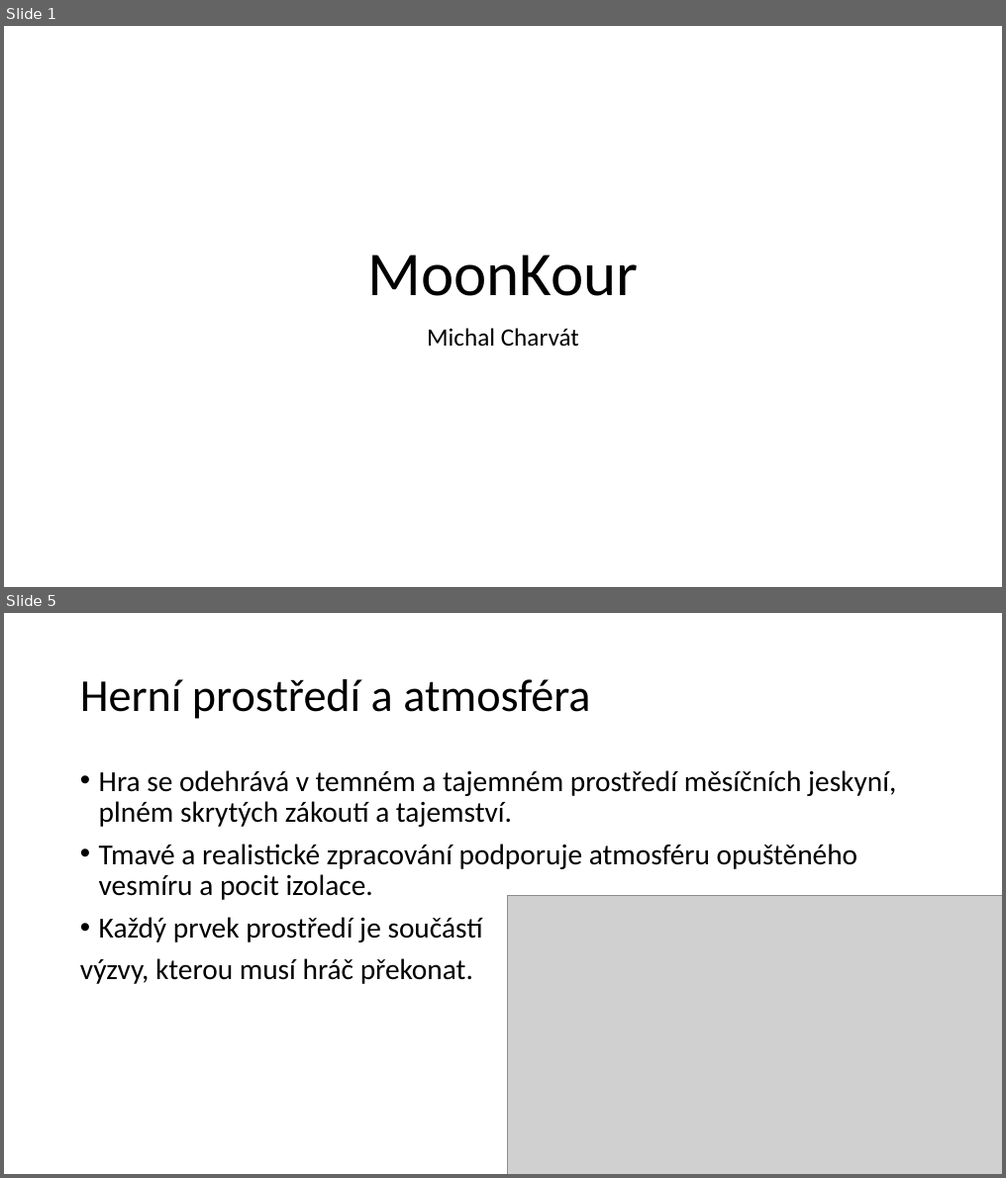
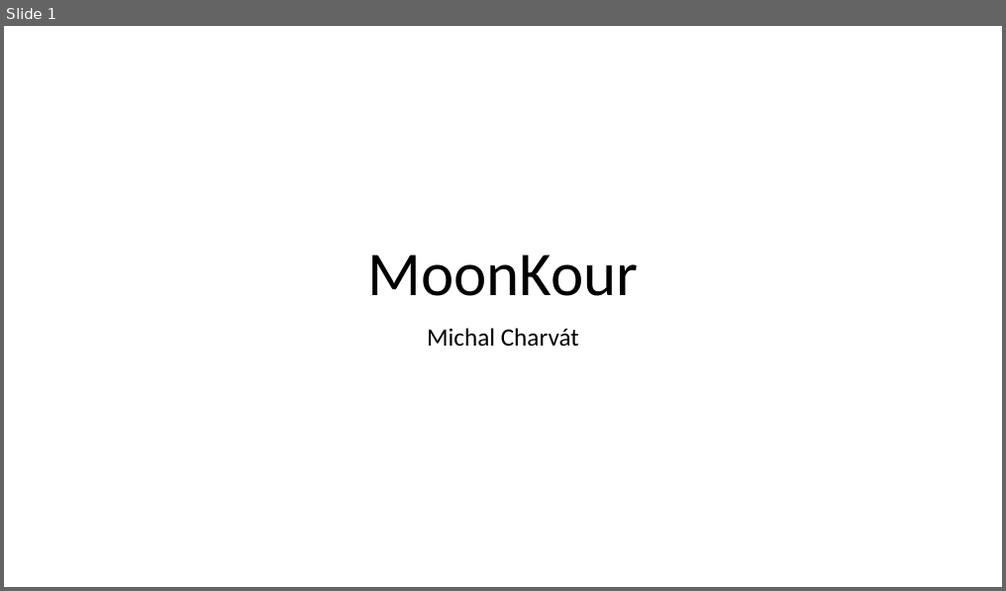
Before and after one commit to Fen1Xcz/TP, a slide deck: MoonKour.pptx. Shown one above the other, each under a label of ours: slides 1 and 5 before the commit, slide 1 after it; the slides between them are not shown. The pictures are 1006x1178 and 1006x591 pixels, drawn with LibreOffice and Linux fonts; fonts in the diff are those of the drawing; grey boxes stand for pictures. Boxes give left, top, right and bottom in pixels: in the first picture for what was removed or moved away, otherwise in the second. Text is boxed around its words. In the diff, an @@ line names an element or a change of style, - is before the commit and + after.

```diff
--- a/MoonKour.pptx
+++ b/MoonKour.pptx
@@ slide 5 removed at <box>4,613,1002,1174</box>, background #FFFFFF @@
@@ title removed at <box>80,679,590,719</box> @@
-Herní prostředí a atmosféra
@@ text removed at <box>80,770,896,984</box> @@
-• Hra se odehrává v temném a tajemném prostředí měsíčních jeskyní, plném skrytých zákoutí a tajemství.
-• Tmavé a realistické zpracování podporuje atmosféru opuštěného vesmíru a pocit izolace.
-• Každý prvek prostředí je součástí
-výzvy, kterou musí hráč překonat.
@@ picture removed at <box>508,896,1002,1174</box> @@
```
Also in this commit, not shown: 2 slides changed, 4 slides added, 2 other slides removed.
